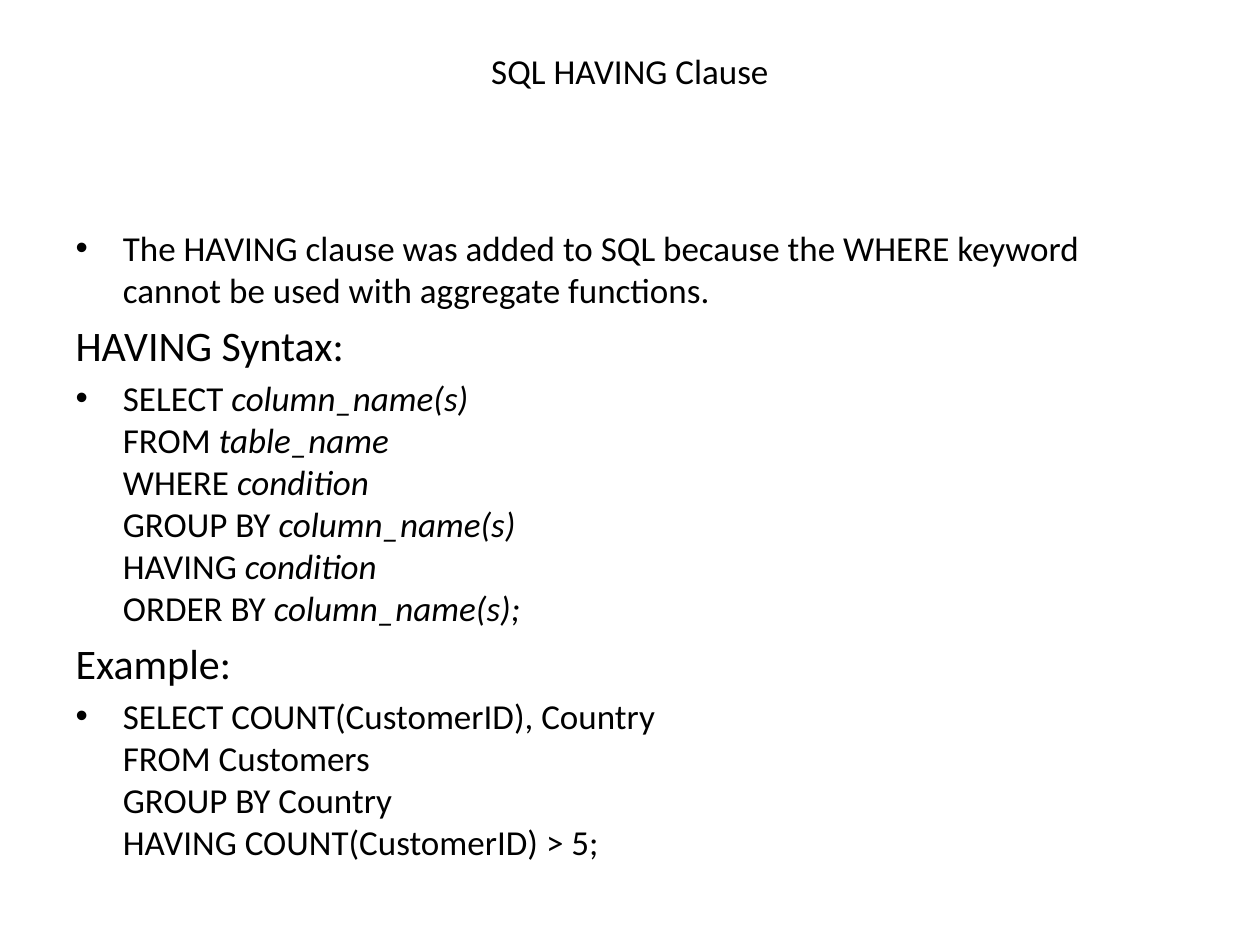
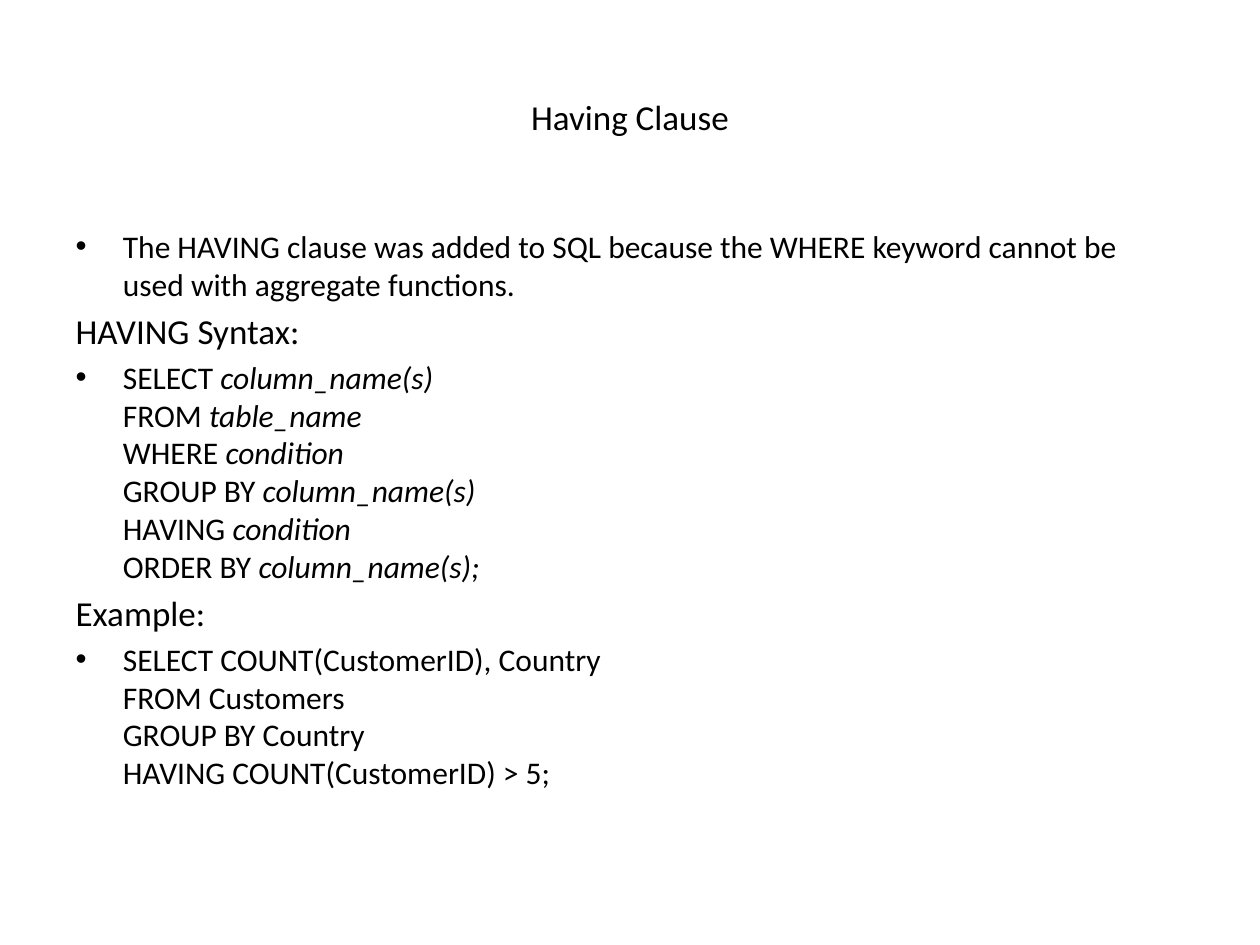
Before and after one commit to goudp4959/Oracle, a slide deck: slide 52 of SQL-latest (1) (4).pptx (slide 68 before the commit). Drawn at 1260x945 pixels with LibreOffice and Linux fonts; fonts in the diff are those of the drawing. Boxes give left, top, right and bottom in pixels: in the first picture for what was removed or moved away, otherwise in the second. Text is boxed around its words. In the diff, an @@ line names an element or a change of style, - is before the commit and + after.

```diff
--- a/SQL-latest (1) (4).pptx
+++ b/SQL-latest (1) (4).pptx
@@ title at (531,105,729,136): text changed @@
-SQL HAVING Clause
+Having Clause
@@ text "The HAVING clause was added ..." at (76,236,1116,788): size 20 to 18 pt; size 24 to 20 pt in "HAVING Syntax:", "Example:" @@
```
Also in this commit, not shown: 5 other slides changed, 9 slides added, 1 slide removed.
